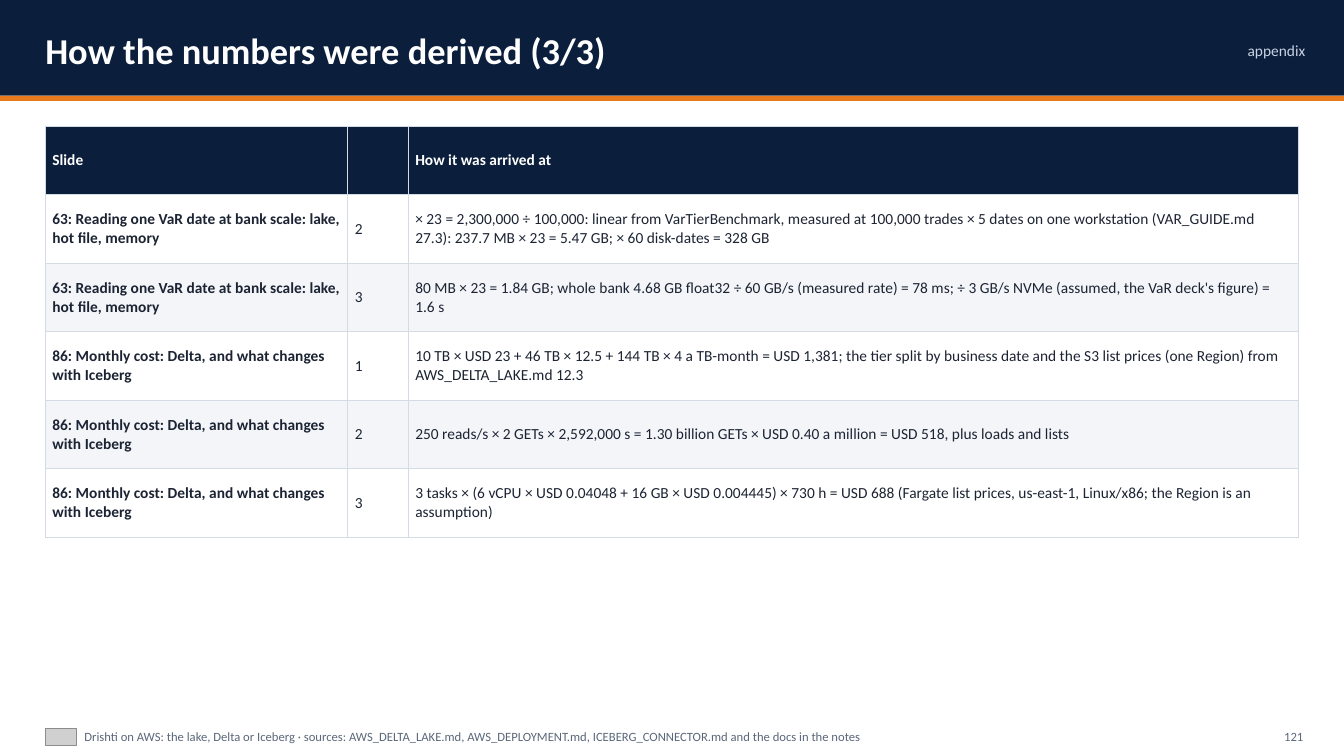
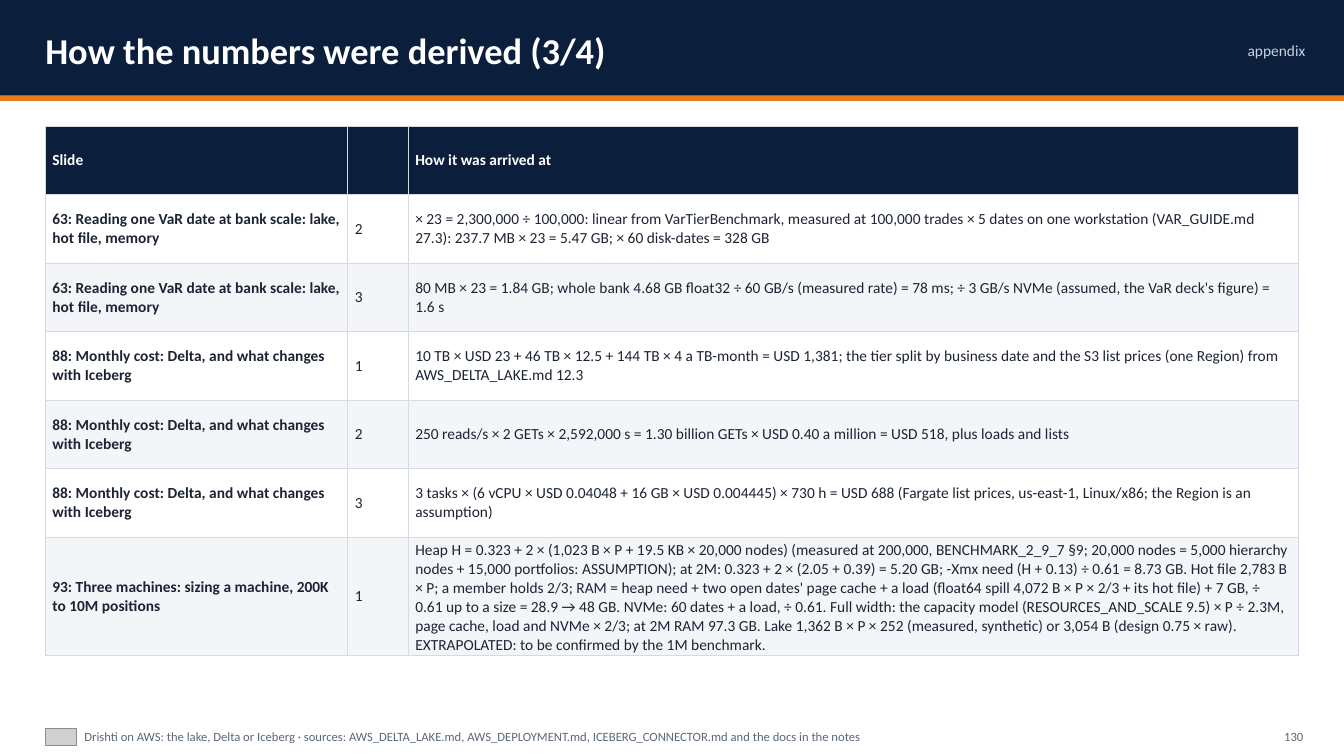
Before and after one commit to ajsinha/drishti, a slide deck: slide 130 of docs/publications/Drishti-on-AWS.pptx (slide 121 before the commit). Drawn at 1344x756 pixels with LibreOffice and Linux fonts; fonts in the diff are those of the drawing; grey boxes stand for pictures. Boxes give left, top, right and bottom in pixels: in the first picture for what was removed or moved away, otherwise in the second. Text is boxed around its words. In the diff, an @@ line names an element or a change of style, - is before the commit and + after.

Commit message:
Cluster deployment: three machines on premises and on AWS (why three, what is shared, failover, sizing 200K to 10M, bill of materials, AWS reference and monthly cost); the three decks carry it

```diff
--- a/docs/publications/Drishti-on-AWS.pptx
+++ b/docs/publications/Drishti-on-AWS.pptx
@@ text at [45, 37, 605, 70]: text changed @@
-How the numbers were derived (3/3)
+How the numbers were derived (3/4)
@@ table at [45, 126, 1299, 657] @@
-row 4: 86: Monthly cost: Delta, and what changes with Iceberg | 1 | 10 TB × USD 23 + 46 TB × 12.5 + 144 TB × 4 a TB-month = USD 1,381; the tier split by business date and the S3 list prices (one Region) from AWS_DELTA_LAKE.md 12.3
-row 5: 86: Monthly cost: Delta, and what changes with Iceberg | 2 | 250 reads/s × 2 GETs × 2,592,000 s = 1.30 billion GETs × USD 0.40 a million = USD 518, plus loads and lists
-row 6: 86: Monthly cost: Delta, and what changes with Iceberg | 3 | 3 tasks × (6 vCPU × USD 0.04048 + 16 GB × USD 0.004445) × 730 h = USD 688 (Fargate list prices, us-east-1, Linux/x86; the Region is an assumption)
+row 4: 88: Monthly cost: Delta, and what changes with Iceberg | 1 | 10 TB × USD 23 + 46 TB × 12.5 + 144 TB × 4 a TB-month = USD 1,381; the tier split by business date and the S3 list prices (one Region) from AWS_DELTA_LAKE.md 12.3
+row 5: 88: Monthly cost: Delta, and what changes with Iceberg | 2 | 250 reads/s × 2 GETs × 2,592,000 s = 1.30 billion GETs × USD 0.40 a million = USD 518, plus loads and lists
+row 6: 88: Monthly cost: Delta, and what changes with Iceberg | 3 | 3 tasks × (6 vCPU × USD 0.04048 + 16 GB × USD 0.004445) × 730 h = USD 688 (Fargate list prices, us-east-1, Linux/x86; the Region is an assumption)
+row 7: 93: Three machines: sizing a machine, 200K to 10M positions | 1 | Heap H = 0.323 + 2 × (1,023 B × P + 19.5 KB × 20,000 nodes) (measured at 200,000, BENCHMARK_2_9_7 §9; 20,000 nodes = 5,000 hierarchy nodes + 15,000 portfolios: ASSUMPTION); at 2M: 0.323 + 2 × (2.05 + 0.39) = 5.20 GB; -Xmx need (H + 0.13) ÷ 0.61 = 8.73 GB. Hot file 2,783 B × P; a member holds 2/3; RAM = heap need + two open dates' page cache + a load (float64 spill 4,072 B × P × 2/3 + its hot file) + 7 GB, ÷ 0.61 up to a size = 28.9 → 48 GB. NVMe: 60 dates + a load, ÷ 0.61. Full width: the capacity model (RESOURCES_AND_SCALE 9.5) × P ÷ 2.3M, page cache, load and NVMe × 2/3; at 2M RAM 97.3 GB. Lake 1,362 B × P × 252 (measured, synthetic) or 3,054 B (design 0.75 × raw). EXTRAPOLATED: to be confirmed by the 1M benchmark.
@@ text at [1284, 733, 1303, 741]: text changed @@
-121
+130
```
Also in this commit, not shown: 51 other slides changed, 10 slides added, 7 other files.
